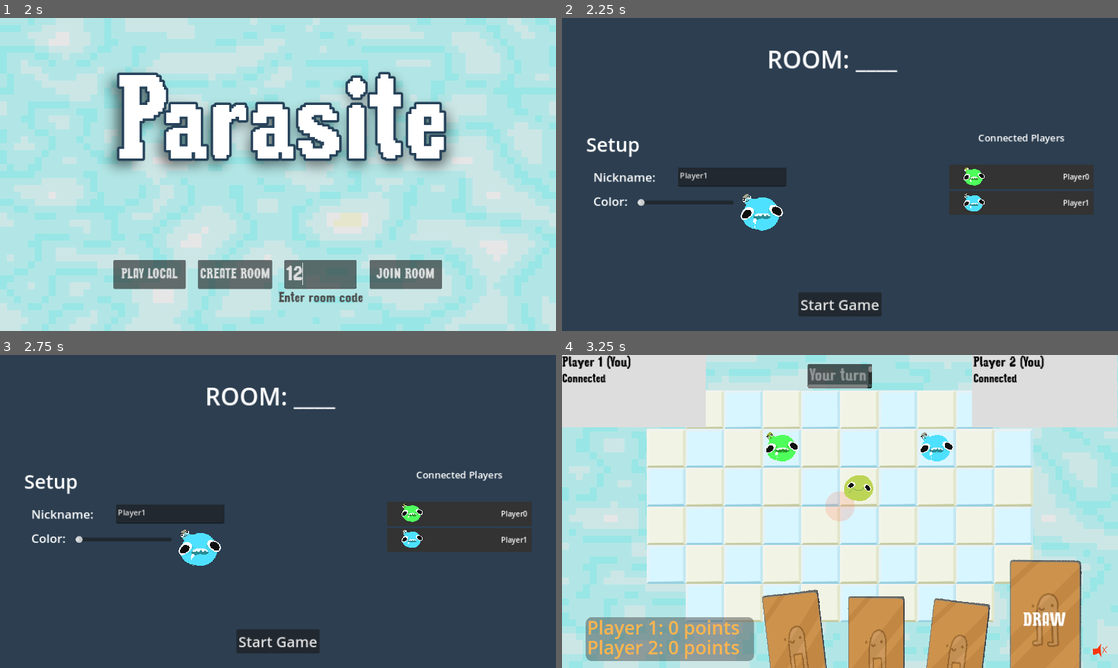
Above: before the commit, frames 1-4 (two rows, left to right).
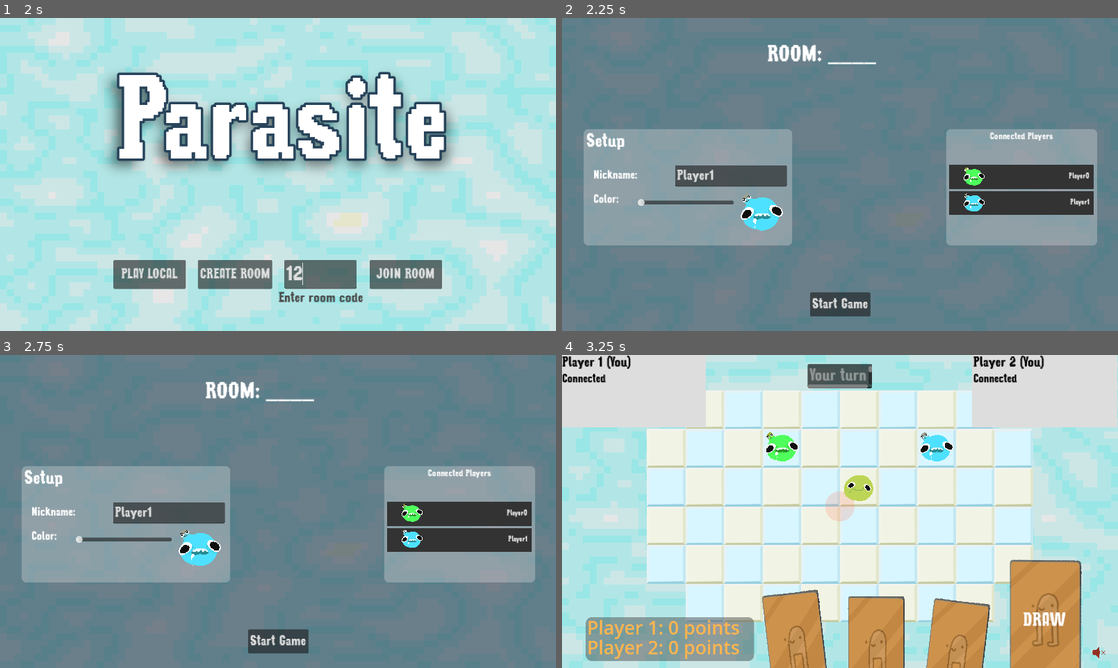
Above: after the commit, the same moments.

Repository: patator62180/GDWL_67
Game: Godot game, scene res://scenes/main/main.tscn
Same seed, same stepped clock (60 frames per second), same inputs: the game is played once before the commit and once after it.
Inputs (mouse positions are in pixels of both pictures, inside the frame that each line leads up to):
- Up to frame 1 (2 s): click "[FAKE] Start as player (local)" at 0.5 s; click (322, 274) at 1.27 s; type "12" at 1.35 s
- Up to frame 2 (2.25 s): click "PLAY LOCAL" at 2 s
- Up to frame 3 (2.75 s): no input
- Up to frame 4 (3.25 s): click "Start Game" at 2.75 s

Frame 1 is identical in both runs. In frame 2, 95% of the frame differs, in the area x 0-100%, y 0-100%; in frame 3, 95%; in frame 4, less than 0.1%.

Commit message:
lobby change

Diff:
--- a/scenes/HUD/hud.tscn
+++ b/scenes/HUD/hud.tscn
@@ -31,7 +31,7 @@
 
 [sub_resource type="ShaderMaterial" id="ShaderMaterial_p7vvi"]
 shader = ExtResource("4_wnq48")
-shader_parameter/Shift_Hue = 0.225
+shader_parameter/Shift_Hue = 0.8
 
 [sub_resource type="ShaderMaterial" id="ShaderMaterial_0fcvg"]
 shader = ExtResource("4_wnq48")
--- a/scenes/lobby/lobby.tscn
+++ b/scenes/lobby/lobby.tscn
@@ -1,8 +1,17 @@
-[gd_scene load_steps=4 format=3 uid="uid://d3q7s8lnam8nw"]
+[gd_scene load_steps=7 format=3 uid="uid://d3q7s8lnam8nw"]
 
 [ext_resource type="Script" path="res://scenes/lobby/lobby.gd" id="1_061j6"]
 [ext_resource type="PackedScene" uid="uid://b8f8j4dualeev" path="res://scenes/lobby/connected_player.tscn" id="2_37kpl"]
 [ext_resource type="PackedScene" uid="uid://bef6pckymx8bi" path="res://scenes/player/player.tscn" id="3_4stck"]
+[ext_resource type="Theme" uid="uid://bnf832jc7xfl4" path="res://scenes/background/theme_principal.tres" id="3_wikbs"]
+[ext_resource type="PackedScene" uid="uid://b81kmauxqg4ws" path="res://scenes/background/background.tscn" id="4_uqg3t"]
+
+[sub_resource type="StyleBoxFlat" id="StyleBoxFlat_jt24r"]
+bg_color = Color(0.87451, 0.87451, 0.87451, 1)
+corner_radius_top_left = 10
+corner_radius_top_right = 10
+corner_radius_bottom_right = 10
+corner_radius_bottom_left = 10
 
 [node name="Lobby" type="CanvasLayer" node_paths=PackedStringArray("start_button", "screen_title", "connected_players_list", "nickname_edit", "color_slider", "color_picker_player_preview")]
 script = ExtResource("1_061j6")
@@ -21,8 +30,12 @@
 anchor_bottom = 1.0
 grow_horizontal = 2
 grow_vertical = 2
+theme = ExtResource("3_wikbs")
+
+[node name="Background2" parent="Container" instance=ExtResource("4_uqg3t")]
 
 [node name="Background" type="ColorRect" parent="Container"]
+modulate = Color(1, 1, 1, 0.611765)
 layout_mode = 1
 anchors_preset = 15
 anchor_right = 1.0
@@ -59,6 +72,15 @@
 grow_horizontal = 0
 grow_vertical = 2
 
+[node name="Panel2" type="Panel" parent="Container/ConnectedPlayers"]
+modulate = Color(1, 1, 1, 0.333333)
+layout_mode = 0
+offset_left = -6.0
+offset_top = -4.0
+offset_right = 307.0
+offset_bottom = 237.0
+theme_override_styles/panel = SubResource("StyleBoxFlat_jt24r")
+
 [node name="Title" type="Label" parent="Container/ConnectedPlayers"]
 layout_mode = 2
 offset_right = 300.0
@@ -87,6 +109,15 @@
 offset_bottom = 20.0
 grow_vertical = 2
 
+[node name="Panel" type="Panel" parent="Container/Setup"]
+modulate = Color(1, 1, 1, 0.333333)
+layout_mode = 0
+offset_left = -5.0
+offset_top = -4.0
+offset_right = 427.0
+offset_bottom = 237.0
+theme_override_styles/panel = SubResource("StyleBoxFlat_jt24r")
+
 [node name="Title" type="Label" parent="Container/Setup"]
 layout_mode = 0
 offset_right = 40.0
@@ -122,9 +153,10 @@
 anchor_top = 0.5
 anchor_right = 1.0
 anchor_bottom = 0.5
-offset_left = -8.0
-offset_top = -4.0
-offset_bottom = 4.0
+offset_left = -231.0
+offset_top = -24.0
+offset_right = 1.0
+offset_bottom = 20.0
 grow_horizontal = 0
 grow_vertical = 2
 
Binary file changed: sprites/sound_mute.png
Binary file changed: sprites/sound_unmute.png
